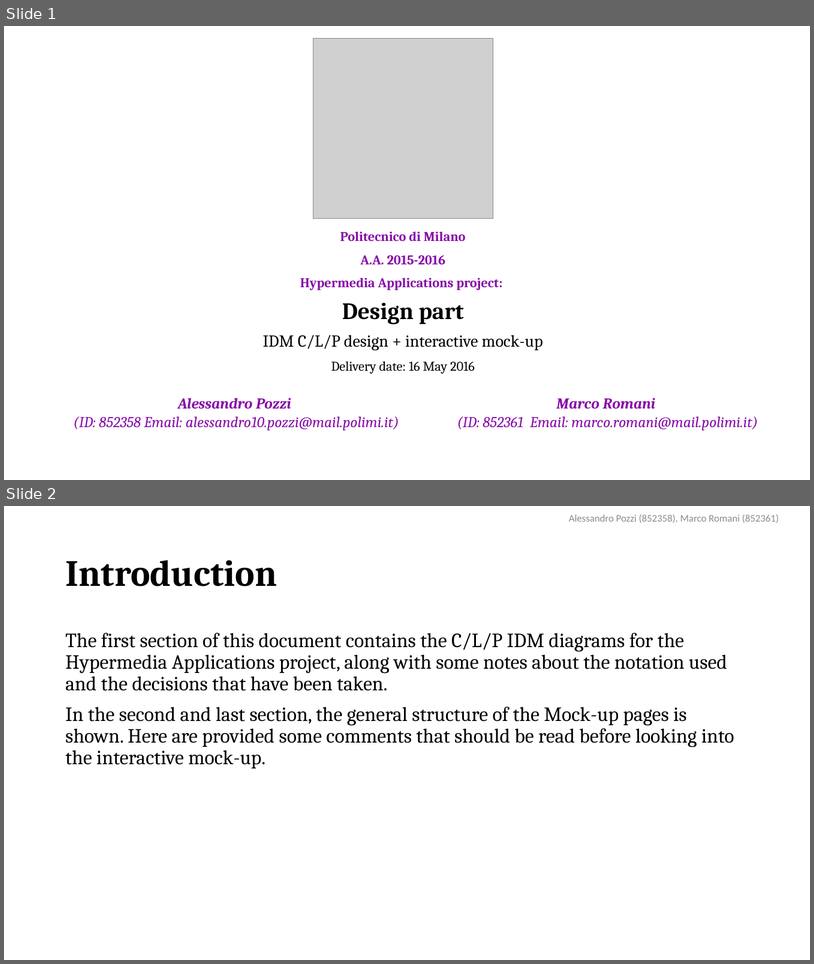
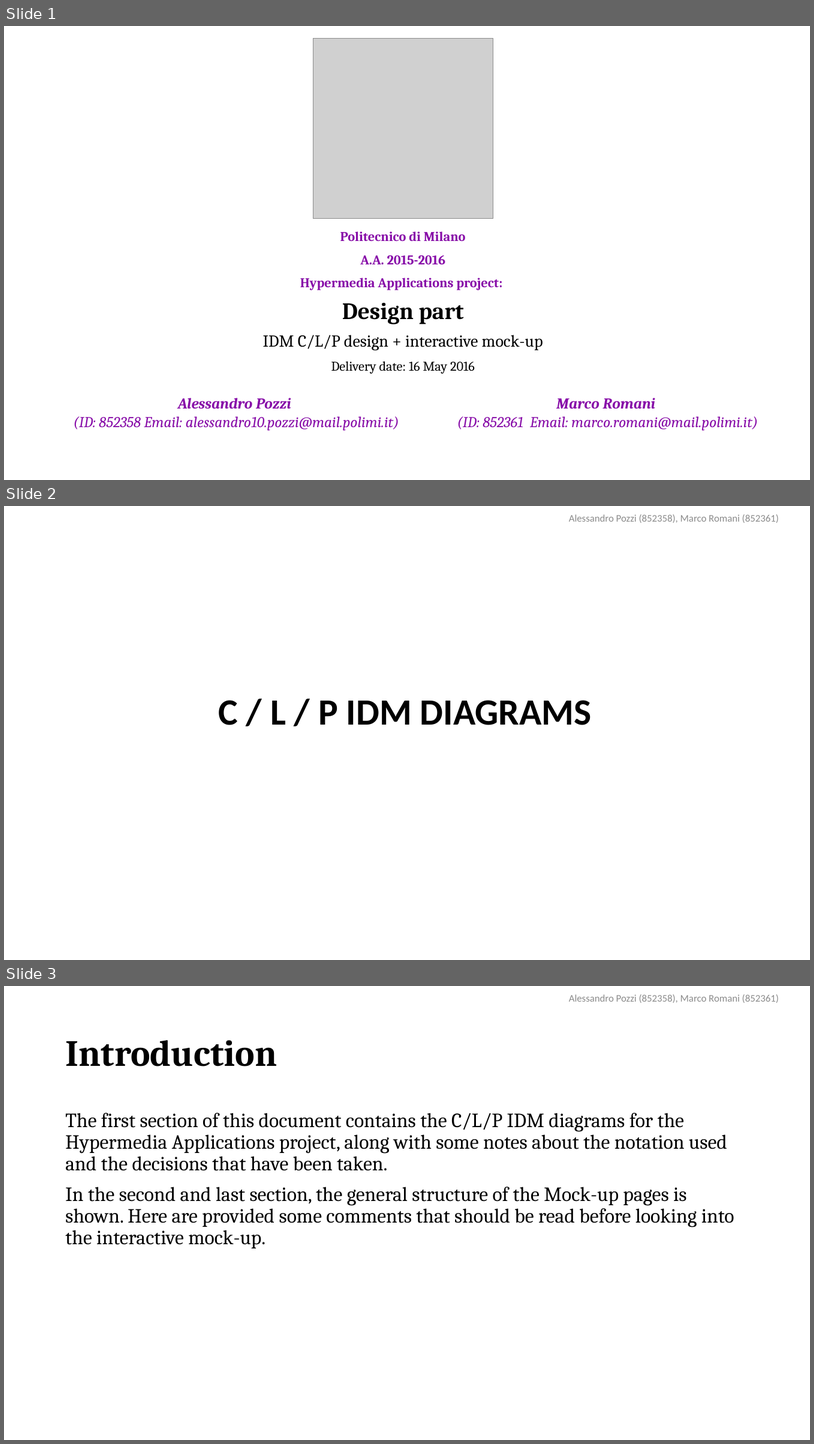
Before and after one commit to AlessandroPozzi/HypermediaProject2016-PozziRomani, a slide deck: Drafts & Material/IDM Models + Notes.pptx. Shown one above the other, each under a label of ours: slides 1 and 2 before the commit, slides 1, 2 and 3 after it. The pictures are 814x964 and 814x1444 pixels, drawn with LibreOffice and Linux fonts; fonts in the diff are those of the drawing; grey boxes stand for pictures. Boxes give left, top, right and bottom in pixels: in the first picture for what was removed or moved away, otherwise in the second. Text is boxed around its words. In the diff, an @@ line names an element or a change of style, - is before the commit and + after.

```diff
--- a/Drafts & Material/IDM Models + Notes.pptx
+++ b/Drafts & Material/IDM Models + Notes.pptx
@@ slide 2 added at [4,506,810,960], background #FFFFFF @@
@@ text added at [569,514,779,523], 12 pt, text #8C8C8C @@
+Alessandro Pozzi (852358), Marco Romani (852361)
@@ title added at [218,700,592,725], 44 pt, text #000000, bold @@
+C / L / P IDM DIAGRAMS
@@ what was slide 2 is now slide 3 @@
```
Also in this commit, not shown: 6 slides changed, 1 other slide added.
